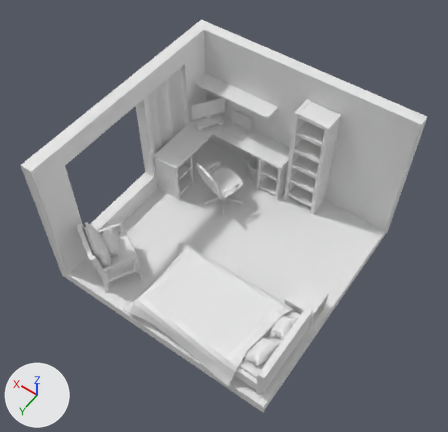
Two versions of the glTF model static/myroom.glb, one commit apart.
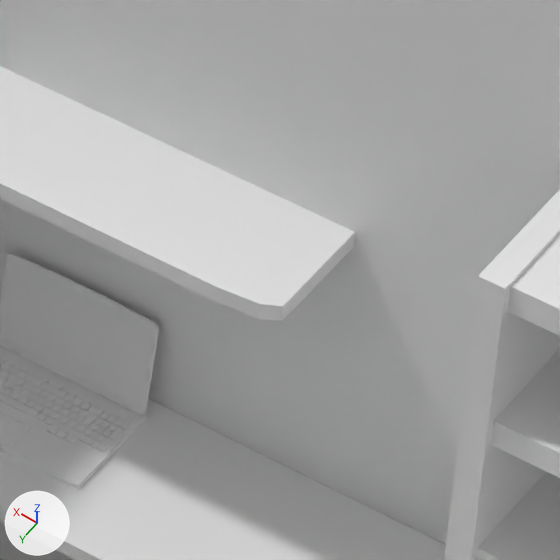
The first picture shows the older version from a 50 mm lens placed at (-6.9, 9.99, 17.55), pointed at (-0.05, 0.39, 2.47). The close-ups show both versions on the part from 52% to 68% of the width and 18% to 35% of the height of that picture; other places that the commit changed are outside them. Arrows for +X, +Y and +Z are at lower left; the lights stay in place. Where no turn or scale is listed for an object, it has been applied to the vertices.

Objects in the first close-up: 'bookShelf', 'desk', 'grandMeuble', 'laptopBottom', 'laptopKeyboard', 'laptopScreen', 'wall'.
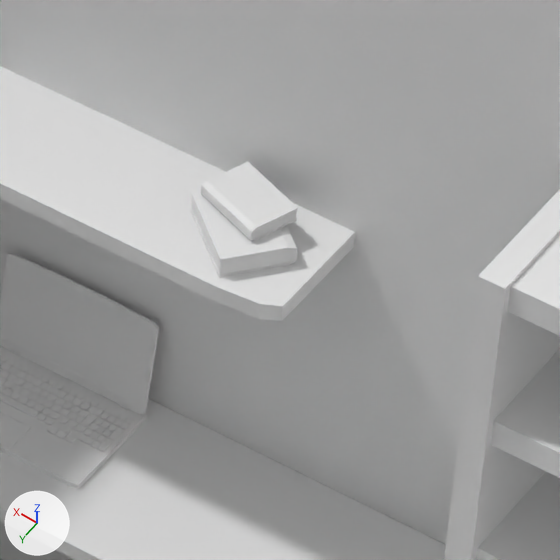
Edits to the scene script, one JSON object a line:
```json
{"op": "add", "block": "me_cube_058", "code": ["me_cube_058 = bpy.data.meshes.new('Cube.058')", "me_cube_058.from_pydata(...)  # 20 vertices, 18 faces; spans x -0.207..0.203, y -0.175..0.165, z -0.028..0.028"]}
{"op": "add", "block": "me_cube_057", "code": ["me_cube_057 = bpy.data.meshes.new('Cube.057')", "me_cube_057.from_pydata(...)  # 104 vertices, 186 faces; spans x -0.211..0.211, y -0.179..0.179, z -0.035..0.035"]}
{"op": "add", "block": "me_cube_056", "code": ["me_cube_056 = bpy.data.meshes.new('Cube.056')", "me_cube_056.from_pydata(...)  # 20 vertices, 18 faces; spans x -0.264..0.274, y -0.256..0.268, z -0.041..0.041"]}
{"op": "add", "block": "me_cube_055", "code": ["me_cube_055 = bpy.data.meshes.new('Cube.055')", "me_cube_055.from_pydata(...)  # 104 vertices, 186 faces; spans x -0.28..0.28, y -0.274..0.274, z -0.052..0.052"]}
{"op": "add", "block": "ob_pages_006", "code": ["ob_pages_006 = bpy.data.objects.new('pages.006', me_cube_058)", "ob_pages_006.location = (1.015, -3.36, 3.776)"]}
{"op": "add", "block": "ob_cover_006", "code": ["ob_cover_006 = bpy.data.objects.new('cover.006', me_cube_057)", "ob_cover_006.location = (1.015, -3.36, 3.776)"]}
{"op": "add", "block": "ob_pages_005", "code": ["ob_pages_005 = bpy.data.objects.new('pages.005', me_cube_056)", "ob_pages_005.location = (0.993, -3.292, 3.689)"]}
{"op": "add", "block": "ob_cover_005", "code": ["ob_cover_005 = bpy.data.objects.new('cover.005', me_cube_055)", "ob_cover_005.location = (0.993, -3.292, 3.689)"]}
```

Location of each change, (x1, y1, x2, y2) in pixels of the close-ups (560 x 560 px):
```json
{"object": "cover.006", "change": "added", "after": [201, 162, 298, 241]}
{"object": "cover.005", "change": "added", "after": [190, 191, 297, 278]}
{"object": "pages.005", "change": "added", "after": [192, 197, 293, 275]}
{"object": "pages.006", "change": "added", "after": [253, 210, 297, 239]}
```
